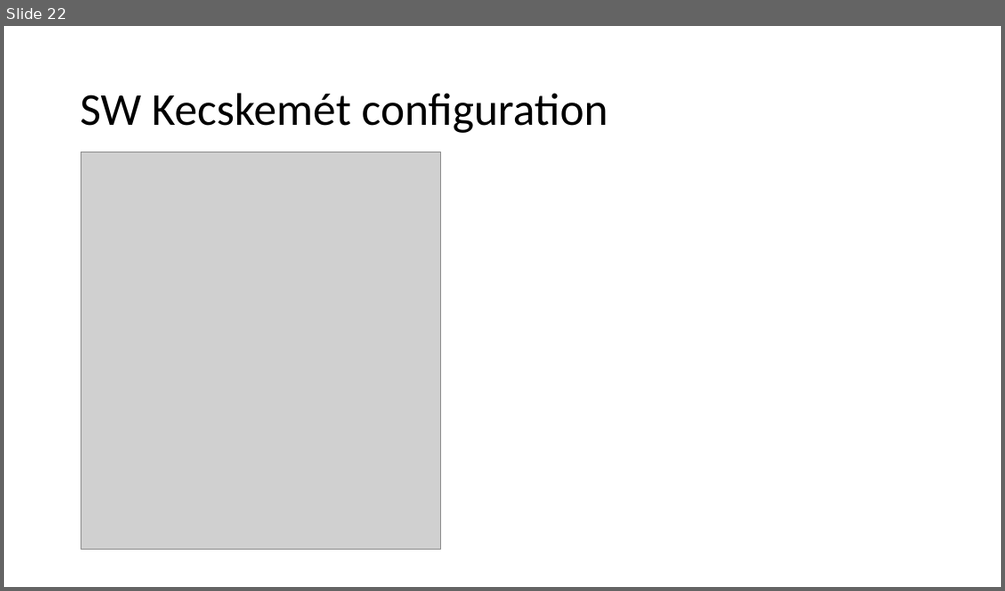
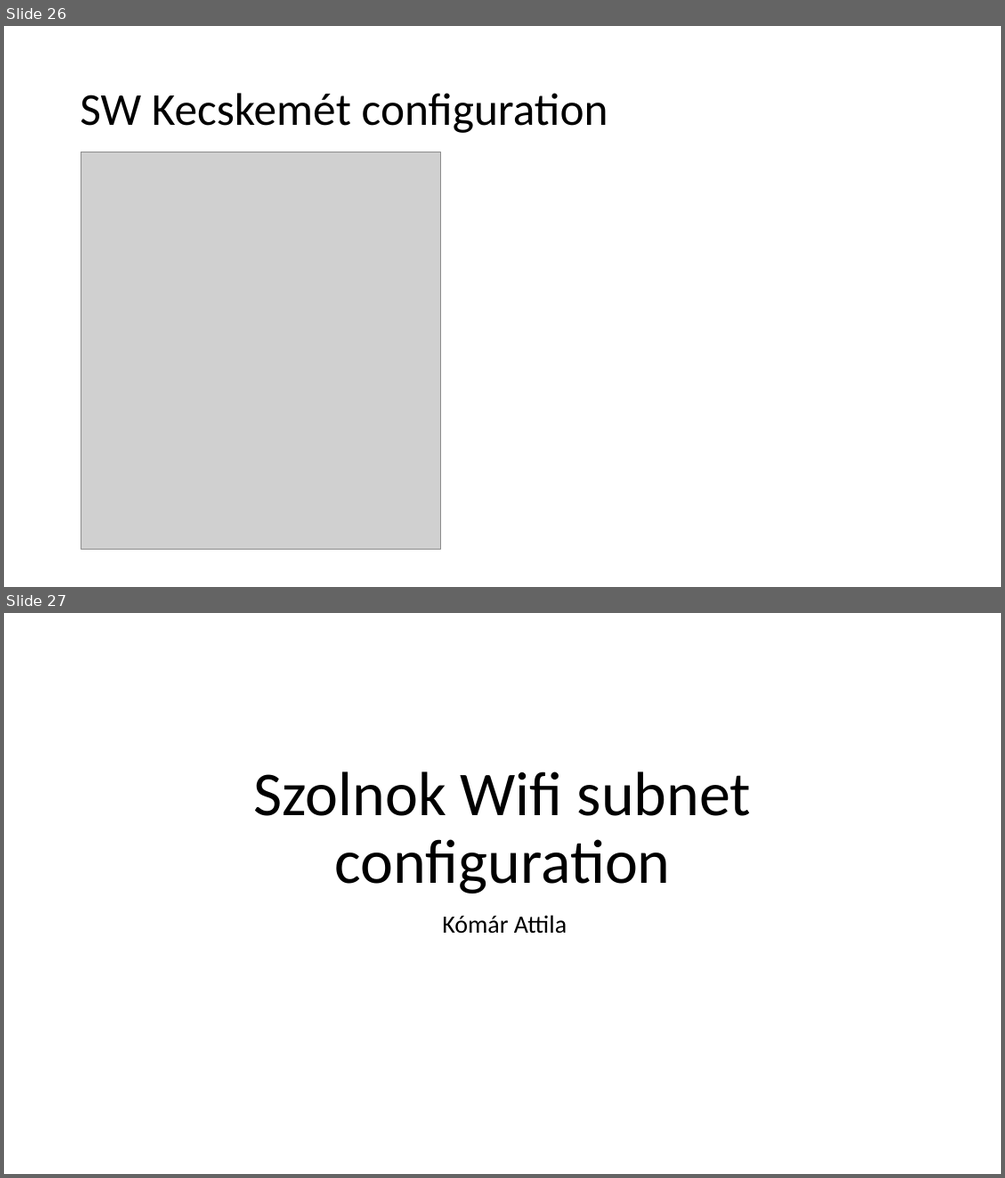
Before and after one commit to I-Izumi/School-project-network, a slide deck: Prezentációk/Projekt_English.pptx. Shown one above the other, each under a label of ours: slide 22 before the commit, slides 26 and 27 after it. The pictures are 1005x591 and 1005x1178 pixels, drawn with LibreOffice and Linux fonts; fonts in the diff are those of the drawing; grey boxes stand for pictures. Boxes give left, top, right and bottom in pixels: in the first picture for what was removed or moved away, otherwise in the second. Text is boxed around its words. In the diff, an @@ line names an element or a change of style, - is before the commit and + after.

```diff
--- a/Prezentációk/Projekt_English.pptx
+++ b/Prezentációk/Projekt_English.pptx
@@ slide 27 added at (x1=4, y1=613, x2=1001, y2=1174), background #FFFFFF @@
@@ title added at (x1=253, y1=771, x2=751, y2=893), 60 pt, text #000000 @@
+Szolnok Wifi subnet configuration
@@ subtitle added at (x1=442, y1=915, x2=566, y2=933), 24 pt, text #000000 @@
+Kómár Attila
@@ what was slide 22 is now slide 26 @@
```
Also in this commit, not shown: 2 slides changed, 9 other slides added.
